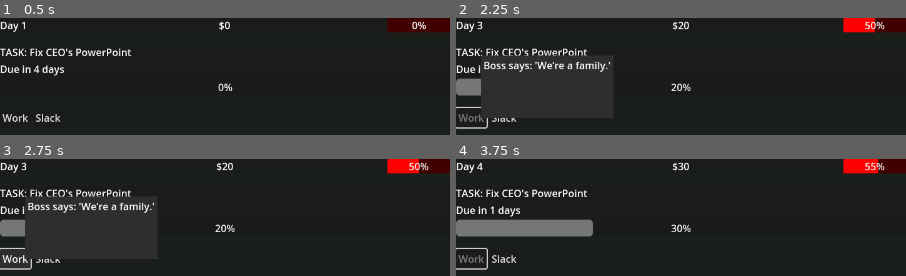
Above: before the commit, frames 1-4 (two rows, left to right).
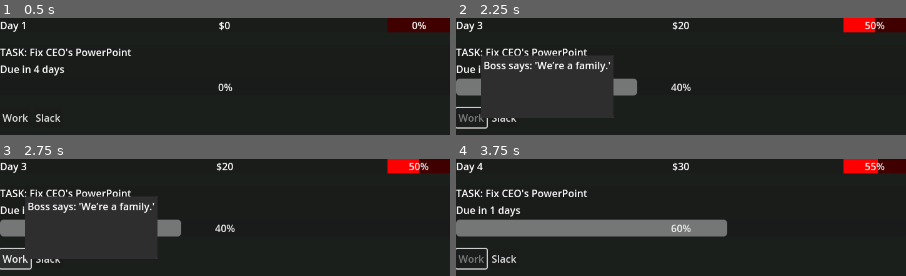
Above: after the commit, the same moments.

Repository: lmchoi/alt-f-this
Game: Godot game, scene res://scenes/game_ui.tscn
The game is run twice, just before and just after one commit, with the same random seed, the same clock (stepped at 60 frames per second) and the same inputs.
Inputs:
- Up to frame 1 (0.5 s): no input
- Up to frame 2 (2.25 s): click "Work" at 0.5 s; click "Slack" at 1.25 s; click "Work" at 2 s
- Up to frame 3 (2.75 s): no input
- Up to frame 4 (3.75 s): click "Slack" at 2.75 s; click "Work" at 3.5 s

Frame 1 is identical in both runs. In frame 2, 0.9% of the frame differs, in the area x 34-50%, y 51-67%; in frame 3, 0.9%; in frame 4, 4.5%, in the area x 30-61%, y 51-67%.

Commit message:
Reset task on completion

Diff:
--- a/scripts/resources/task.gd
+++ b/scripts/resources/task.gd
@@ -9,8 +9,12 @@
 
 func do_work():
 #	update this value
-	var work_done = 10
-	progress += work_done
+	progress += 20
 
-	if progress == 100:
+	if progress >= 100:
 		work_completed.emit({"text": "Work Completed!"})
+		_new_task()
+
+func _new_task():
+#	for now, just reset the existing
+	progress = 0
